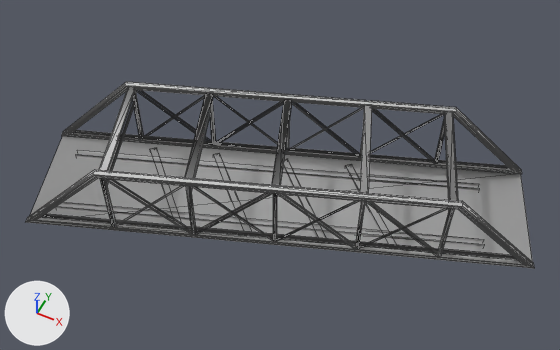
Before and after pictures for a commit that changed the FBX model Assets/1Desing/Models/!Finished/!Enviroment/bridge small/bridge small.FBX.
Camera for both pictures: a 50 mm lens placed at (1033.9, -31.1, 264.1), pointed at (985.5, 65.7, 143.1). Arrows for +X, +Y and +Z are at lower left; the lights stay in place. Mesh edges are drawn as thin lines. Where no turn or scale is listed for an object, it has been applied to the vertices. Vertices at the same position are counted once.

The first picture shows 'Bridge'.
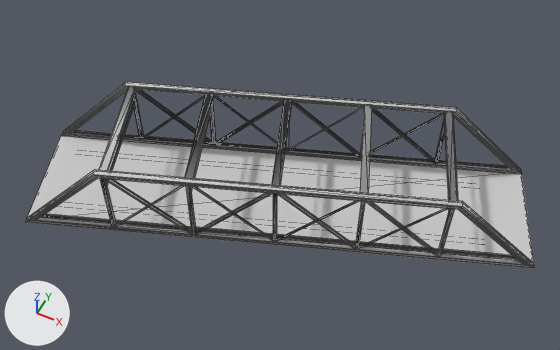
The newer file is also turned or shifted as a whole; pictures and numbers use the older file's frame.

Where the change shows, as pixel boxes [x1, y1, x2, y2] in the pictures (560 x 350 px):
'Bridge', reshaped
    both: [26, 82, 534, 268]
'Object001', added
    after: [28, 136, 534, 263]

What changed in the scene script:
```text
Change me_mesh:
    used by ob_bridge; location = (0.0, -371.9, 0.0)
    remove me_mesh.from_pydata(...)  # 498 vertices, 646 faces; spans x 932.2..1039.3, y 407.0..468.6, z 132.6..153.9
    add me_mesh.from_pydata(...)  # 502 vertices, 646 faces; spans x 932.2..1039.3, y 407.0..468.6, z 132.6..153.9
    me_mesh part 1: the surface is now shaded flat
Add me_mesh_001:
    me_mesh_001.from_pydata([(24.6, 359.9, 136.1), (-73.1, 323.3, 137.0), (15.7, 383.8, 136.1), (-82.0, 347.2, 137.0)], [], [(0, 2, 1), (1, 2, 3)])
    me_mesh_001.materials.append(mat_bridge)  # light grey #cacaca
Add ob_object001:
    ob_object001 = bpy.data.objects.new('Object001', me_mesh_001)
    ob_object001.location = (1014.5, -287.6, 0.0)
```
